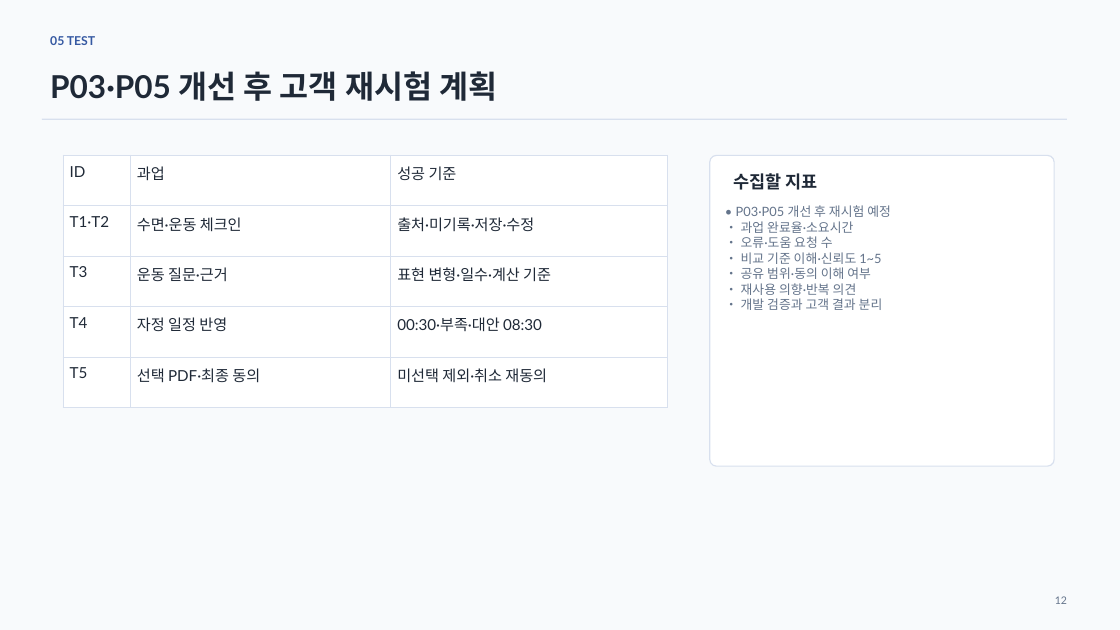
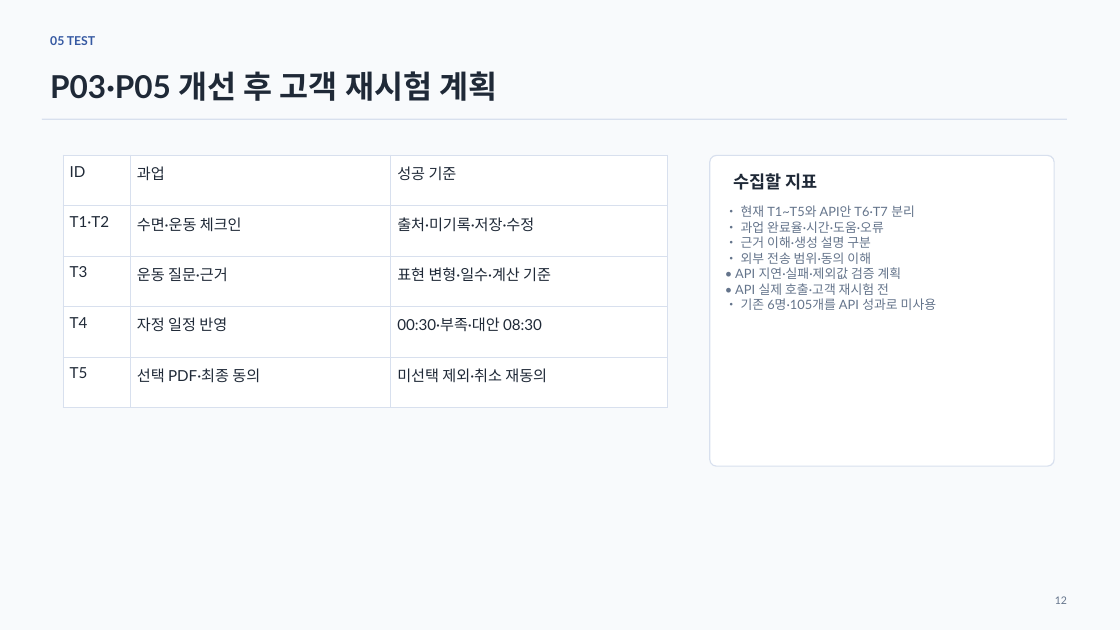
Before and after one commit to JinWoong-Jung/snorlax, a slide deck: slide 12 of 02_Jammanbo_UIUX.pptx. Drawn at 1120x630 pixels with LibreOffice and Linux fonts; fonts in the diff are those of the drawing. Boxes give left, top, right and bottom in pixels: in the first picture for what was removed or moved away, otherwise in the second. Text is boxed around its words. In the diff, an @@ line names an element or a change of style, - is before the commit and + after.

```diff
--- a/02_Jammanbo_UIUX.pptx
+++ b/02_Jammanbo_UIUX.pptx
@@ text at <box>735,205,936,310</box>: text changed @@
-• P03·P05 개선 후 재시험 예정
-• 과업 완료율·소요시간
-• 오류·도움 요청 수
-• 비교 기준 이해·신뢰도 1~5
-• 공유 범위·동의 이해 여부
-• 재사용 의향·반복 의견
-• 개발 검증과 고객 결과 분리
+• 현재 T1~T5와 API안 T6·T7 분리
+• 과업 완료율·시간·도움·오류
+• 근거 이해·생성 설명 구분
+• 외부 전송 범위·동의 이해
+• API 지연·실패·제외값 검증 계획
+• API 실제 호출·고객 재시험 전
+• 기존 6명·105개를 API 성과로 미사용
```
Also in this commit, not shown: 8 other slides changed, 23 other files.
